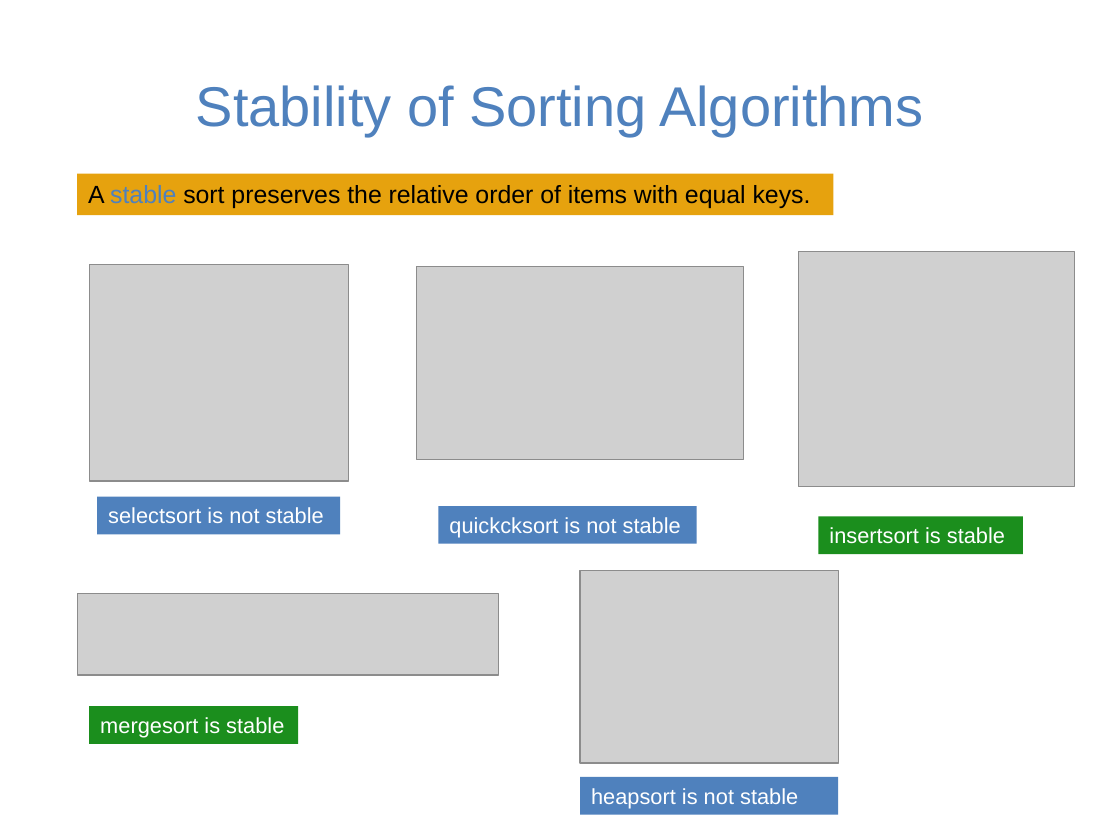
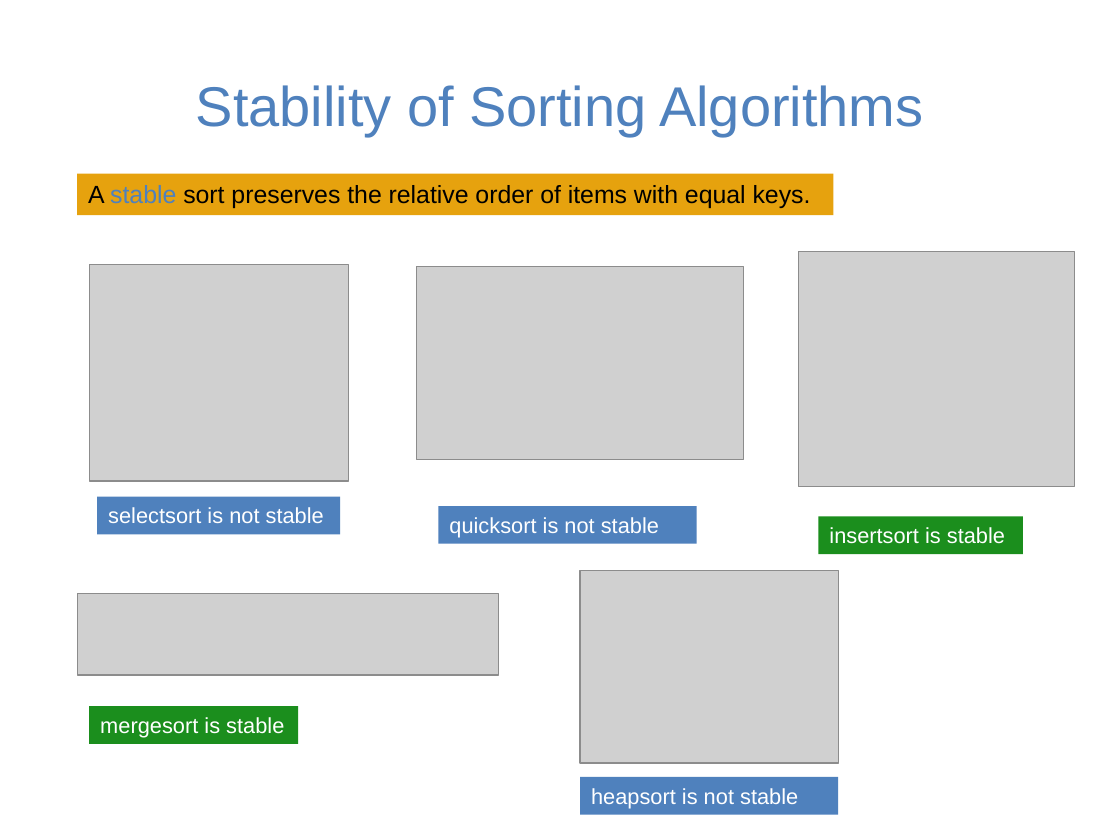
Before and after one commit to guhofstra/CSC111Fa25, a slide deck: slide 34 of PPTs/Lecture 13-sorting algorithms.pptx. Drawn at 1120x840 pixels with LibreOffice and Linux fonts; fonts in the diff are those of the drawing; grey boxes stand for pictures. Boxes give left, top, right and bottom in pixels: in the first picture for what was removed or moved away, otherwise in the second. Text is boxed around its words. In the diff, an @@ line names an element or a change of style, - is before the commit and + after.

```diff
--- a/PPTs/Lecture 13-sorting algorithms.pptx
+++ b/PPTs/Lecture 13-sorting algorithms.pptx
@@ text in rectangle at box(449, 517, 659, 538): text changed @@
-quickcksort is not stable
+quicksort is not stable
```
Also in this commit, not shown: 10 other slides changed, 1 slide added, 1 slide removed, 6 other files.
